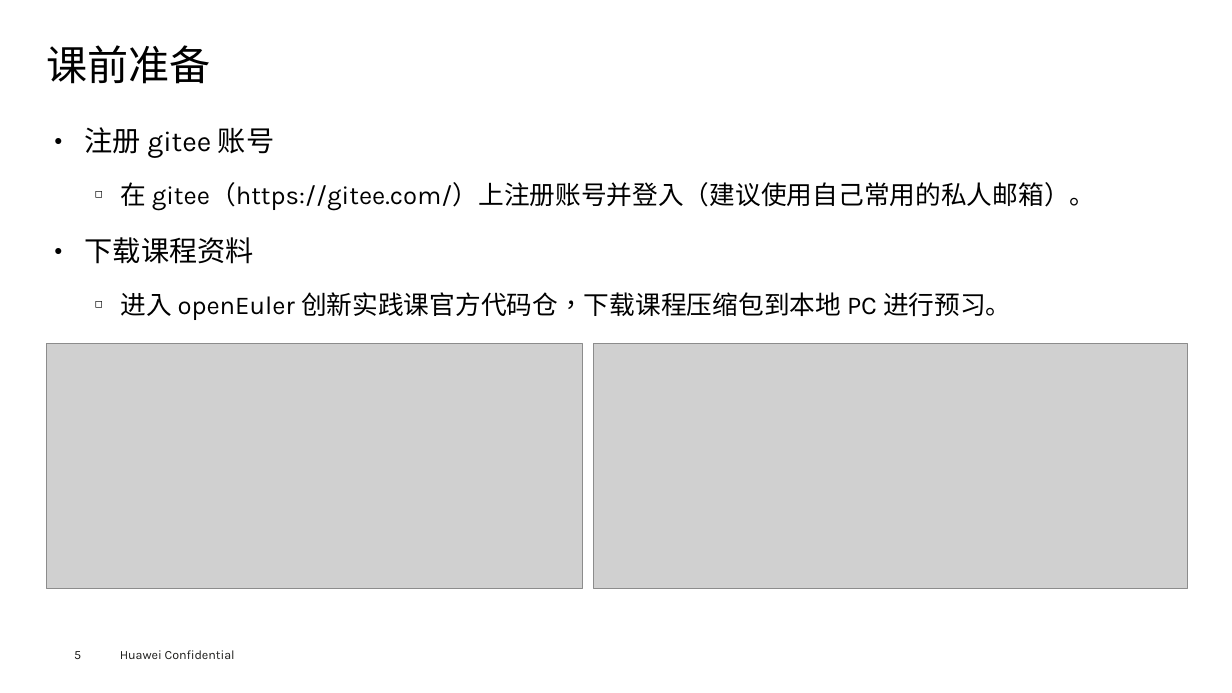
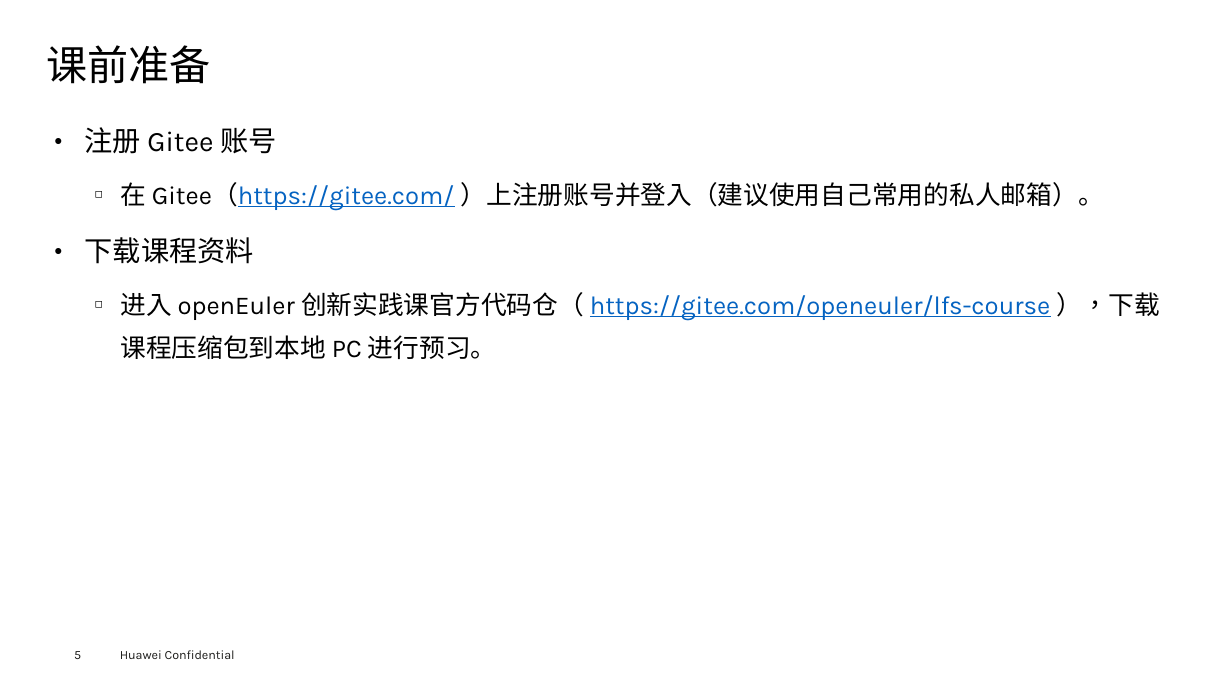
Before and after one commit to openeuler-mirror/lfs-course, a slide deck: slide 6 of lfs-7.7-systemd/documents/LFS-on-openEuler_Lecture-Handout_v1.3.pptx. Drawn at 1232x693 pixels with LibreOffice and Linux fonts; fonts in the diff are those of the drawing; grey boxes stand for pictures; background and template pictures are left out. Boxes give left, top, right and bottom in pixels: in the first picture for what was removed or moved away, otherwise in the second. Text is boxed around its words. In the diff, an @@ line names an element or a change of style, - is before the commit and + after.

Commit message:
Update lfs-course official repository address,etc.
1. Update the lfs-course official repository address from "gitee.com/openeuler-practice-courses/lfs-course" to "gitee.com/openeuler/lfs-course" in all of the documents and shell scripts.
2. Correct some errors in the scripts.
3. Optimize the articulation of scripts to scripts.

```diff
--- a/lfs-7.7-systemd/documents/LFS-on-openEuler_Lecture-Handout_v1.3.pptx
+++ b/lfs-7.7-systemd/documents/LFS-on-openEuler_Lecture-Handout_v1.3.pptx
@@ text at [85, 127, 1104, 210]: text changed @@
-● 注册 gitee 账号
-  ◻ 在 gitee（https://gitee.com/）上注册账号并登入（建议使用自己常用的私人邮箱）。
+● 注册 Gitee 账号
+  ◻ 在 Gitee（https://gitee.com/ ）上注册账号并登入（建议使用自己常用的私人邮箱）。
@@ text at [120, 292, 1160, 359]: text changed @@
-  ◻ 进入 openEuler 创新实践课官方代码仓，下载课程压缩包到本地 PC 进行预习。
+  ◻ 进入 openEuler 创新实践课官方代码仓（ https://gitee.com/openeuler/lfs-course ），下载课程压缩包到本地 PC 进行预习。
@@ picture removed at [46, 344, 583, 589] @@
@@ picture removed at [593, 344, 1187, 589] @@
```
Also in this commit, not shown: 2 other slides changed, 12 other files.
